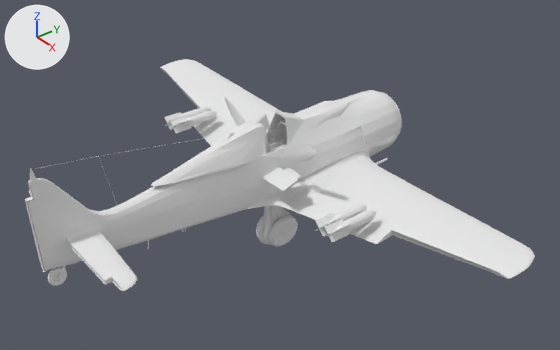
The Blender file blender/plane_center.blend: old version first, new version second.
Before and after are seen from a 50 mm lens placed at (10.4, -7.74, 7.42), pointed at (0.42, 0.04, -0.11). The lights are fixed; the arrows at upper left show +X, +Y and +Z.

The first picture shows 'back_flap', 'bomb_1', 'bombs_2', 'left_flap', 'left_wheel', 'main_block', 'propeller', 'righ_wheel', 'right_back_flap', 'right_flap'.
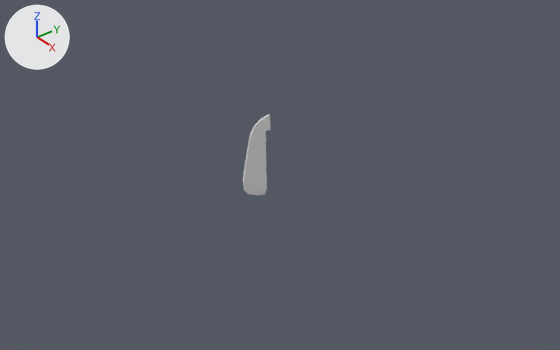
The change, as a list of edits to the scene's bpy script:
```text
Change ob_main_block:
    add ob_main_block.hide_viewport = True
Change ob_left_wheel:
    ob_left_wheel.location: (0.06, 0.21, -1.2) -> (0.06, 0.15, -1.2)
    ob_left_wheel.scale: (1.0, 1.0, 1.0) -> (0.922, 1.02, 0.96)
    add ob_left_wheel.hide_viewport = True
Change ob_righ_wheel:
    add ob_righ_wheel.hide_viewport = True
Change ob_right_flap:
    add ob_right_flap.hide_viewport = True
Change ob_left_flap:
    add ob_left_flap.hide_viewport = True
Change ob_back_flap:
    ob_back_flap.location: (0.0, 0.0, 0.0) -> (0.0, -0.17, 0.0)
    ob_back_flap.rotation_euler: (1.571, 0.0, 0.0) -> (1.318, 0.0, 0.0)  # degrees (90, 0, 0) -> degrees (76, 0, 0)
Change ob_right_back_flap:
    add ob_right_back_flap.hide_viewport = True
Change ob_propeller:
    add ob_propeller.hide_viewport = True
Change ob_bombs_2:
    add ob_bombs_2.hide_viewport = True
Change ob_bomb_1:
    add ob_bomb_1.hide_viewport = True
```

Boxes [x1, y1, x2, y2] around the edits, measured in the pictures (560 x 350 px):
'main_block', hidden
    before: [25, 59, 535, 291]
'bombs_2', hidden
    before: [164, 107, 376, 243]
'back_flap', moved, turned
    before: [256, 113, 271, 151]
    after: [243, 114, 271, 196]
'left_wheel', hidden
    before: [262, 205, 298, 247]
'propeller', hidden
    before: [225, 97, 316, 226]
'righ_wheel', hidden
    before: [256, 205, 285, 245]
'left_flap', hidden
    before: [271, 167, 301, 191]
'right_flap', hidden
    before: [262, 171, 302, 188]
'right_back_flap', hidden
    before: [284, 167, 301, 178]
'bomb_1', hidden
    before: [276, 145, 287, 149]
